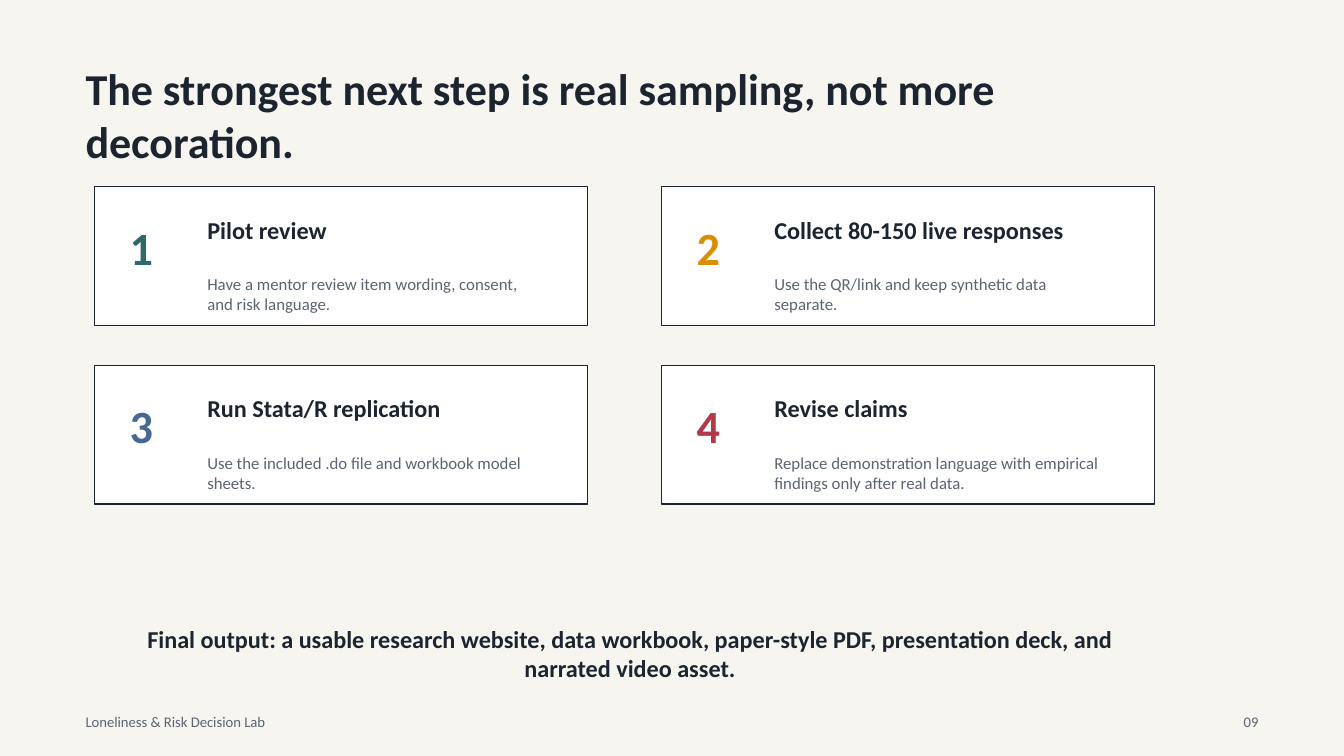
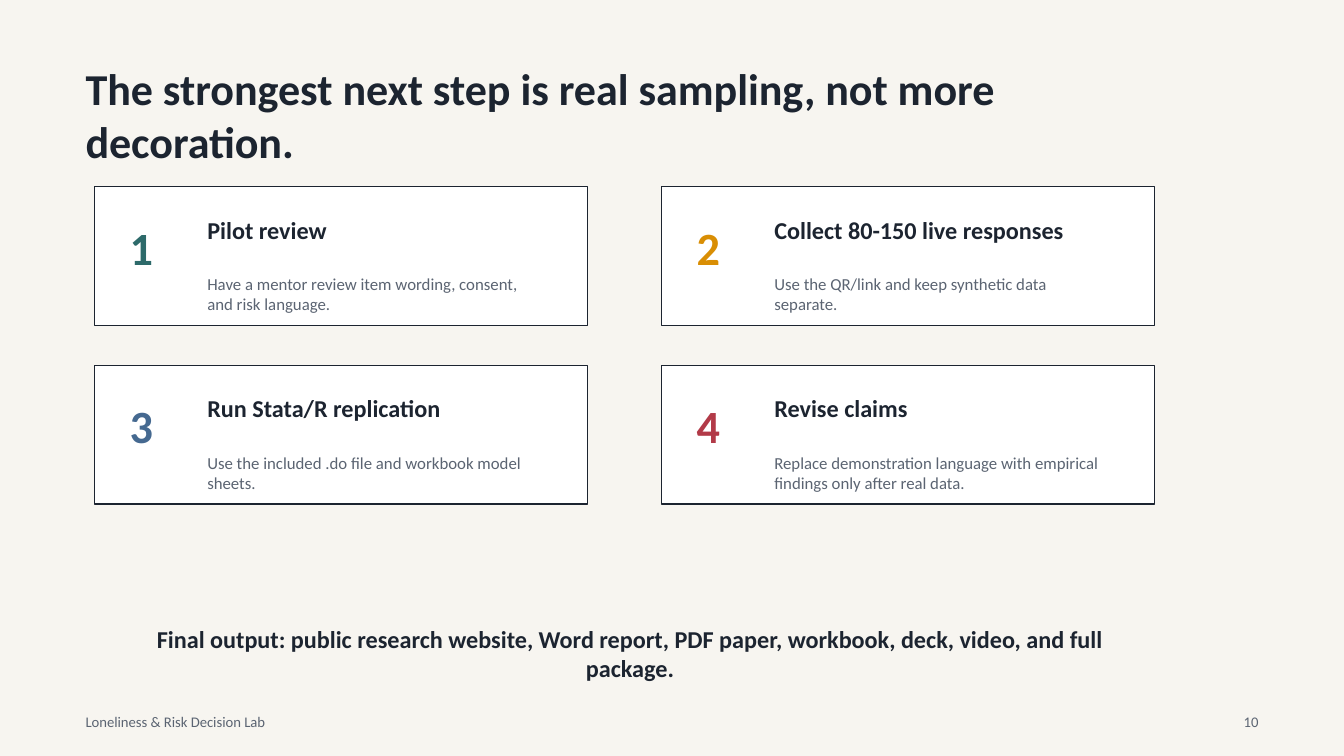
Before and after one commit to haobosun940-crypto/loneliness-risk-decision-lab, a slide deck: slide 10 of outputs/loneliness_risk_research_deck.pptx (slide 9 before the commit). Drawn at 1344x756 pixels with LibreOffice and Linux fonts; fonts in the diff are those of the drawing. Boxes give left, top, right and bottom in pixels: in the first picture for what was removed or moved away, otherwise in the second. Text is boxed around its words. In the diff, an @@ line names an element or a change of style, - is before the commit and + after.

Commit message:
Refresh research deliverables with public links

```diff
--- a/outputs/loneliness_risk_research_deck.pptx
+++ b/outputs/loneliness_risk_research_deck.pptx
@@ text at box(157, 631, 1102, 652): text changed @@
-Final output: a usable research website, data workbook, paper-style PDF, presentation deck, and narrated video asset.
+Final output: public research website, Word report, PDF paper, workbook, deck, video, and full package.
@@ text at box(1244, 717, 1259, 727): text changed @@
-09
+10
```
Also in this commit, not shown: 2 other slides changed, 1 slide added, 15 other files.
